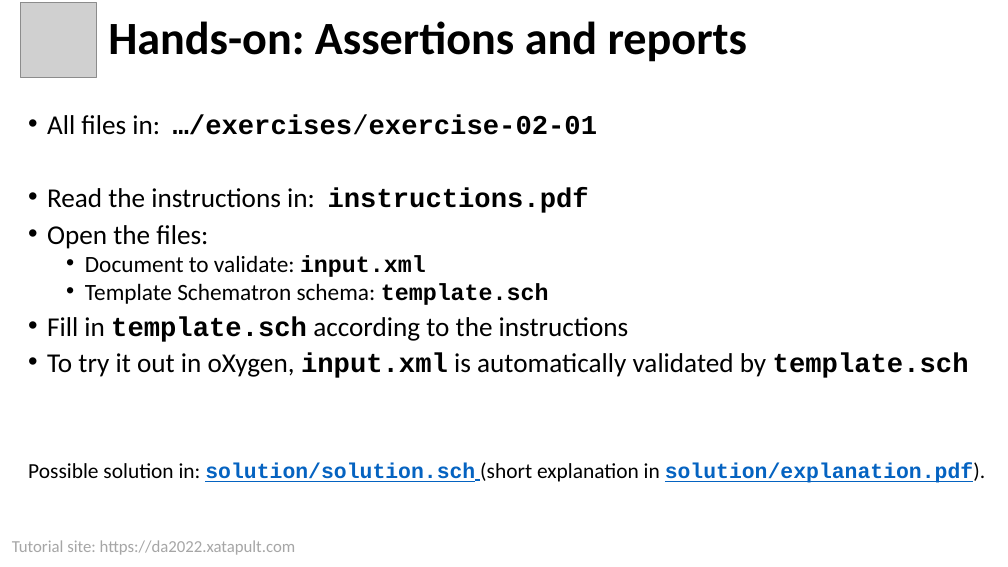
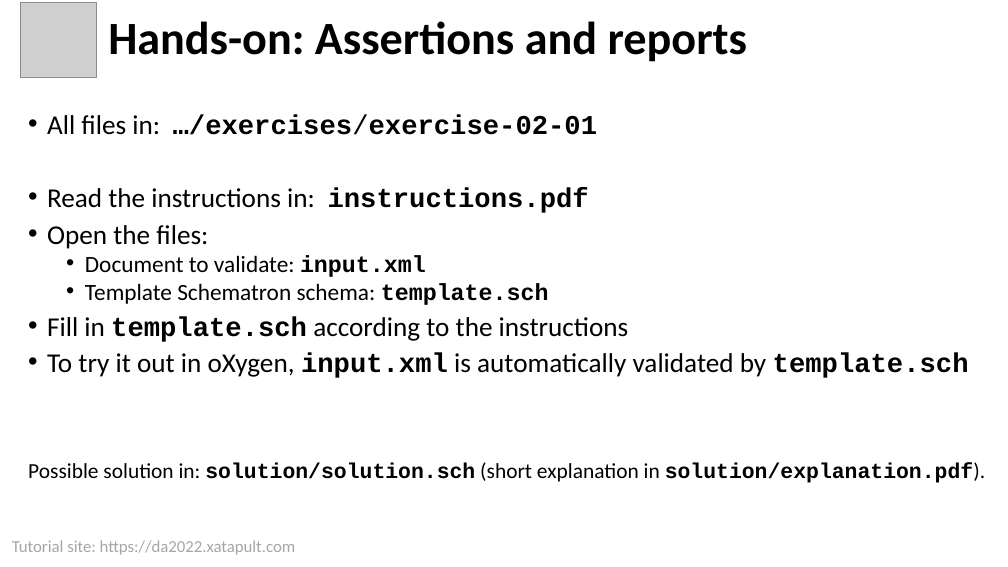
Before and after one commit to xatapult/da-2022-schematron, a slide deck: slide 11 of presentation/Schematron Tutorial DA 2022.pptx. Drawn at 1008x567 pixels with LibreOffice and Linux fonts; fonts in the diff are those of the drawing; grey boxes stand for pictures; background and template pictures are left out. Boxes give left, top, right and bottom in pixels: in the first picture for what was removed or moved away, otherwise in the second. Text is boxed around its words. In the diff, an @@ line names an element or a change of style, - is before the commit and + after.

```diff
--- a/presentation/Schematron Tutorial DA 2022.pptx
+++ b/presentation/Schematron Tutorial DA 2022.pptx
@@ text at [28, 462, 985, 483]: text colour #0563C1 to #000000, underline off in "solution/solution.sch solution/explanation.pdf)." @@
```
Also in this commit, not shown: 6 other slides changed, 6 slides added, 5 slides removed, 27 other files.
